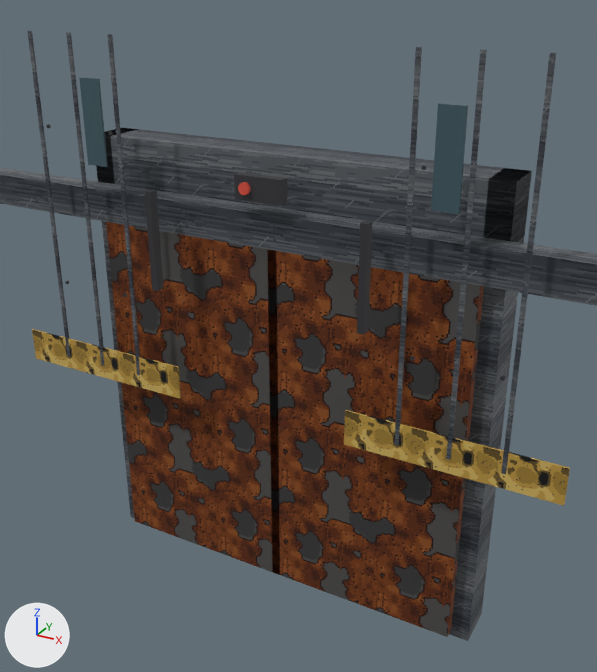
An edit to the glTF model game/prototypes/story_props/FAC_SlidingDoor_Rust.glb, drawn before and after from the same camera.
Camera for both pictures: a camera (50 mm lens) standing at (2.33, -4.14, 3.83) and looking at (0.1, -0.08, 1.8). The lights are fixed; the arrows at lower left show +X, +Y and +Z. The picture after the commit comes second. Where no turn or scale is listed for an object, it has been applied to the vertices.

The first picture shows 'Handle', 'Handle.001', 'Haz', 'Haz.001', 'Header', 'Hood', 'LeafL', 'LeafR', 'PostR', 'Rib', 'Rib.001', 'Rib.002', 'Rib.003', 'Rib.004', 'Rib.005', 'Win', 'Win.001' and 3 more.
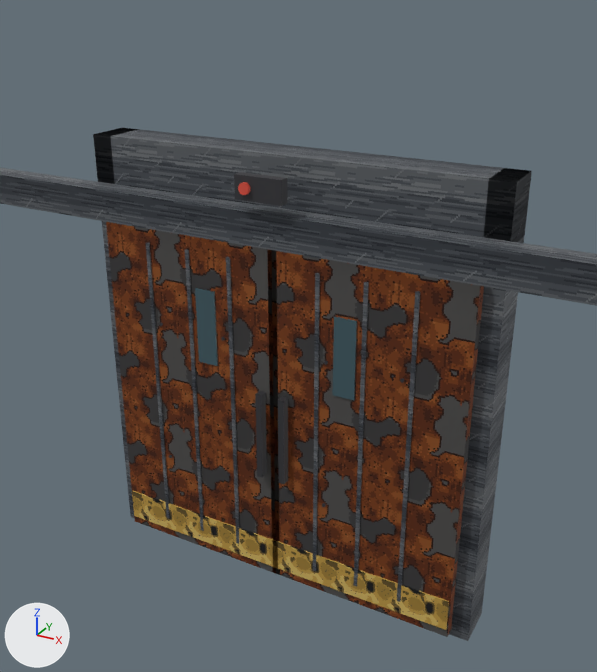
Boxes [x1, y1, x2, y2] around the edits, measured in the pictures (597 x 672 px):
'Haz.001', moved: before [344, 410, 570, 506]; after [272, 540, 449, 630]
'Haz', moved: before [32, 329, 181, 399]; after [132, 491, 278, 568]
'Win.001', moved: before [431, 103, 468, 214]; after [333, 317, 357, 400]
'Rib.005', moved: before [501, 53, 556, 474]; after [397, 291, 420, 602]
'Rib.004', moved: before [446, 50, 487, 460]; after [354, 282, 369, 586]
'Rib.003', moved: before [394, 47, 422, 446]; after [313, 273, 320, 572]
'Win', moved: before [79, 77, 108, 167]; after [195, 288, 218, 366]
'Rib.002', moved: before [107, 34, 140, 375]; after [226, 257, 240, 544]
'Rib.001', moved: before [66, 32, 104, 366]; after [185, 249, 204, 531]
'Rib', moved: before [27, 31, 70, 356]; after [146, 242, 169, 519]
'Handle.001', moved: before [357, 220, 373, 334]; after [278, 396, 288, 484]
'Handle', moved: before [145, 189, 163, 291]; after [255, 391, 267, 478]

Diff of the bpy script that builds the scene:
```diff
--- a/game/prototypes/story_props/FAC_SlidingDoor_Rust.glb.py
+++ b/game/prototypes/story_props/FAC_SlidingDoor_Rust.glb.py
@@ ob_handle @@
 ob_handle = bpy.data.objects.new('Handle', me_handle_003)
-ob_handle.location = (-1.2, -0.37, 2.48)
+ob_handle.location = (-0.6, -0.185, 1.24)
@@ ob_haz @@
 ob_haz = bpy.data.objects.new('Haz', me_haz_002)
-ob_haz.location = (-1.2, -0.37, 2.48)
+ob_haz.location = (-0.6, -0.185, 1.24)
@@ ob_rib @@
 ob_rib = bpy.data.objects.new('Rib', me_rib_006)
-ob_rib.location = (-1.2, -0.37, 2.48)
+ob_rib.location = (-0.6, -0.185, 1.24)
@@ ob_rib_001 @@
 ob_rib_001 = bpy.data.objects.new('Rib.001', me_rib_007)
-ob_rib_001.location = (-1.2, -0.37, 2.48)
+ob_rib_001.location = (-0.6, -0.185, 1.24)
@@ ob_rib_002 @@
 ob_rib_002 = bpy.data.objects.new('Rib.002', me_rib_008)
-ob_rib_002.location = (-1.2, -0.37, 2.48)
+ob_rib_002.location = (-0.6, -0.185, 1.24)
@@ ob_win @@
 ob_win = bpy.data.objects.new('Win', me_win_002)
-ob_win.location = (-1.2, -0.37, 2.48)
+ob_win.location = (-0.6, -0.185, 1.24)
@@ ob_handle_001 @@
 ob_handle_001 = bpy.data.objects.new('Handle.001', me_handle_004)
-ob_handle_001.location = (1.2, -0.37, 2.48)
+ob_handle_001.location = (0.6, -0.185, 1.24)
@@ ob_haz_001 @@
 ob_haz_001 = bpy.data.objects.new('Haz.001', me_haz_003)
-ob_haz_001.location = (1.2, -0.37, 2.48)
+ob_haz_001.location = (0.6, -0.185, 1.24)
@@ ob_rib_003 @@
 ob_rib_003 = bpy.data.objects.new('Rib.003', me_rib_009)
-ob_rib_003.location = (1.2, -0.37, 2.48)
+ob_rib_003.location = (0.6, -0.185, 1.24)
@@ ob_rib_004 @@
 ob_rib_004 = bpy.data.objects.new('Rib.004', me_rib_010)
-ob_rib_004.location = (1.2, -0.37, 2.48)
+ob_rib_004.location = (0.6, -0.185, 1.24)
@@ ob_rib_005 @@
 ob_rib_005 = bpy.data.objects.new('Rib.005', me_rib_011)
-ob_rib_005.location = (1.2, -0.37, 2.48)
+ob_rib_005.location = (0.6, -0.185, 1.24)
@@ ob_win_001 @@
 ob_win_001 = bpy.data.objects.new('Win.001', me_win_003)
-ob_win_001.location = (1.2, -0.37, 2.48)
+ob_win_001.location = (0.6, -0.185, 1.24)
```
